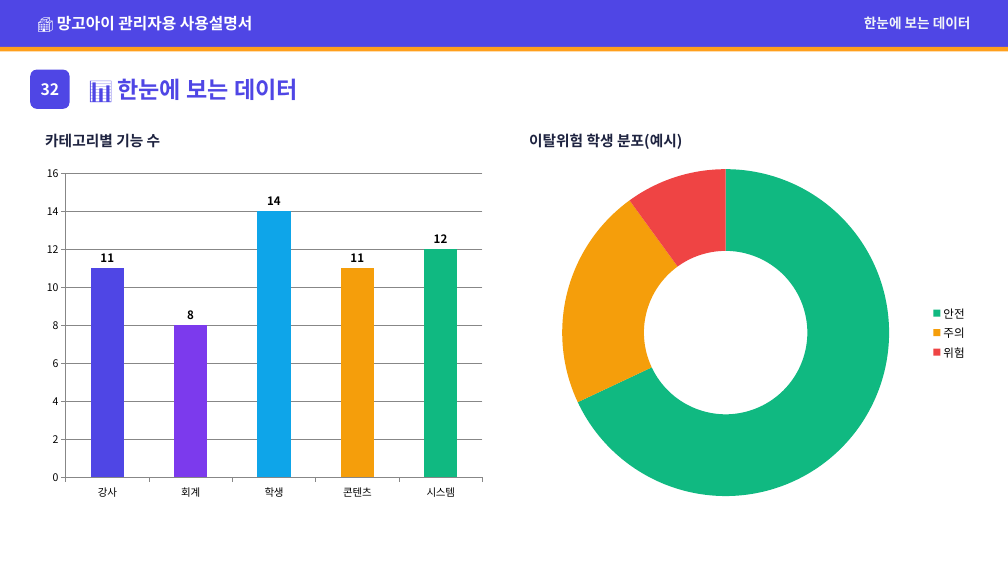
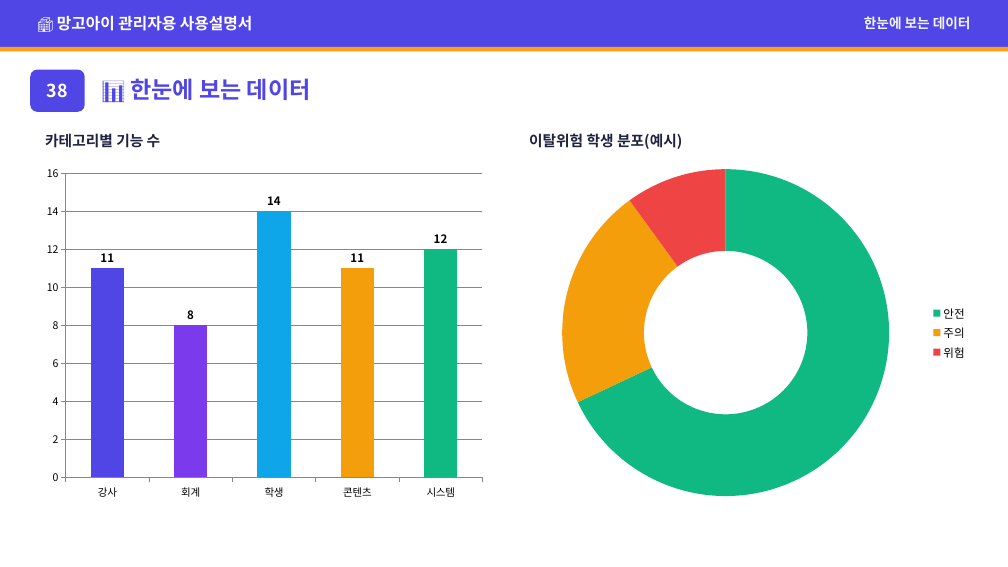
Before and after one commit to navy111p-sudo/mangoiweb, a slide deck: slide 42 of cloudflare-deploy/public/library/admin/admin-kr.pptx (slide 35 before the commit). Drawn at 1008x567 pixels with LibreOffice and Linux fonts; fonts in the diff are those of the drawing. Boxes give left, top, right and bottom in pixels: in the first picture for what was removed or moved away, otherwise in the second. Text is boxed around its words. In the diff, an @@ line names an element or a change of style, - is before the commit and + after.

```diff
--- a/cloudflare-deploy/public/library/admin/admin-kr.pptx
+++ b/cloudflare-deploy/public/library/admin/admin-kr.pptx
@@ rounded rectangle: place and size @@
-rounded rectangle at [30,70,70,109]
+rounded rectangle at [30,70,85,112]
@@ text removed at [41,83,60,95] @@
-32
@@ text added at [47,83,68,97], 17 pt, text #FFFFFF, bold @@
+38
@@ text "📊 한눈에 보는 데이터": place and size @@
-text "📊 한눈에 보는 데이터" at [117,78,298,100]
+text "📊 한눈에 보는 데이터" at [130,78,311,100]
```
Also in this commit, not shown: 5 other slides changed, 7 slides added, 33 other files.
